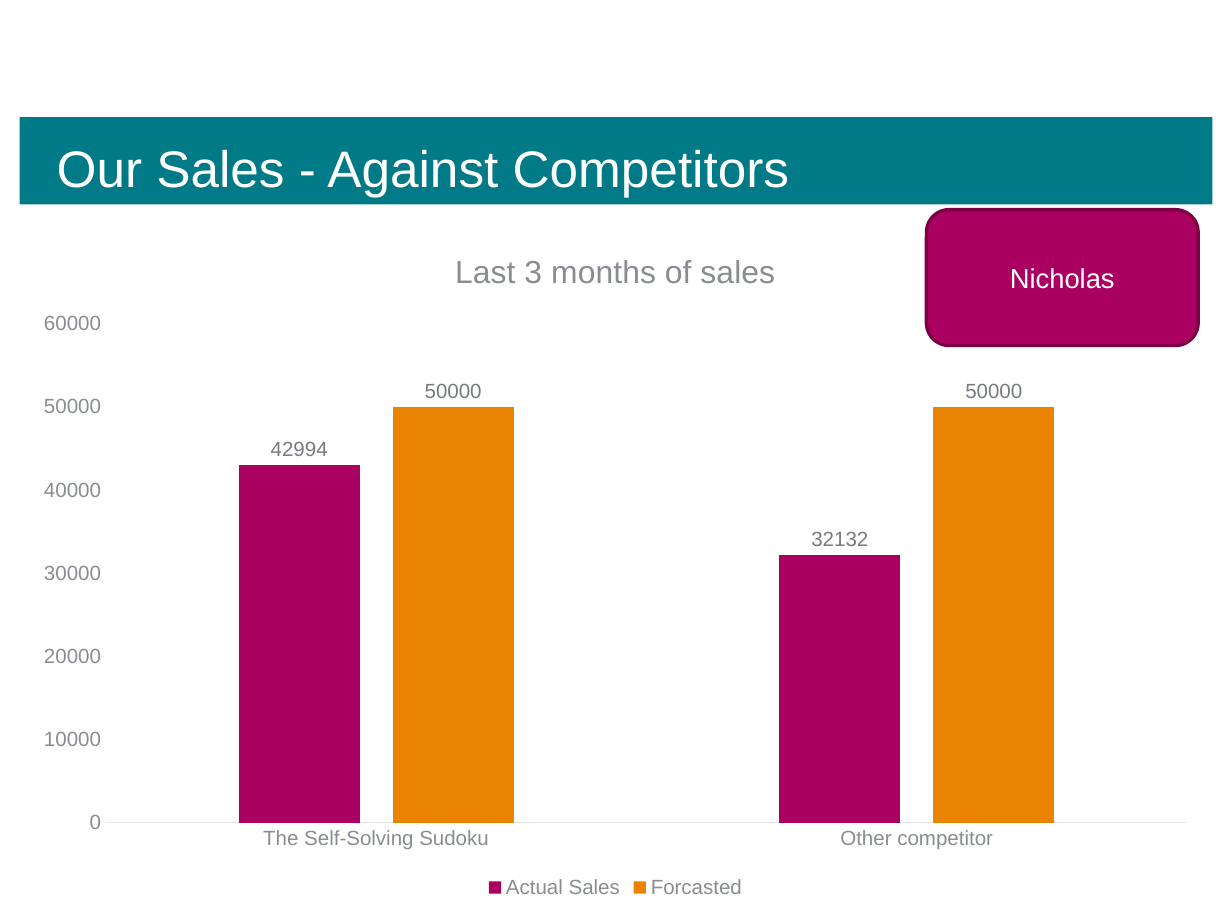
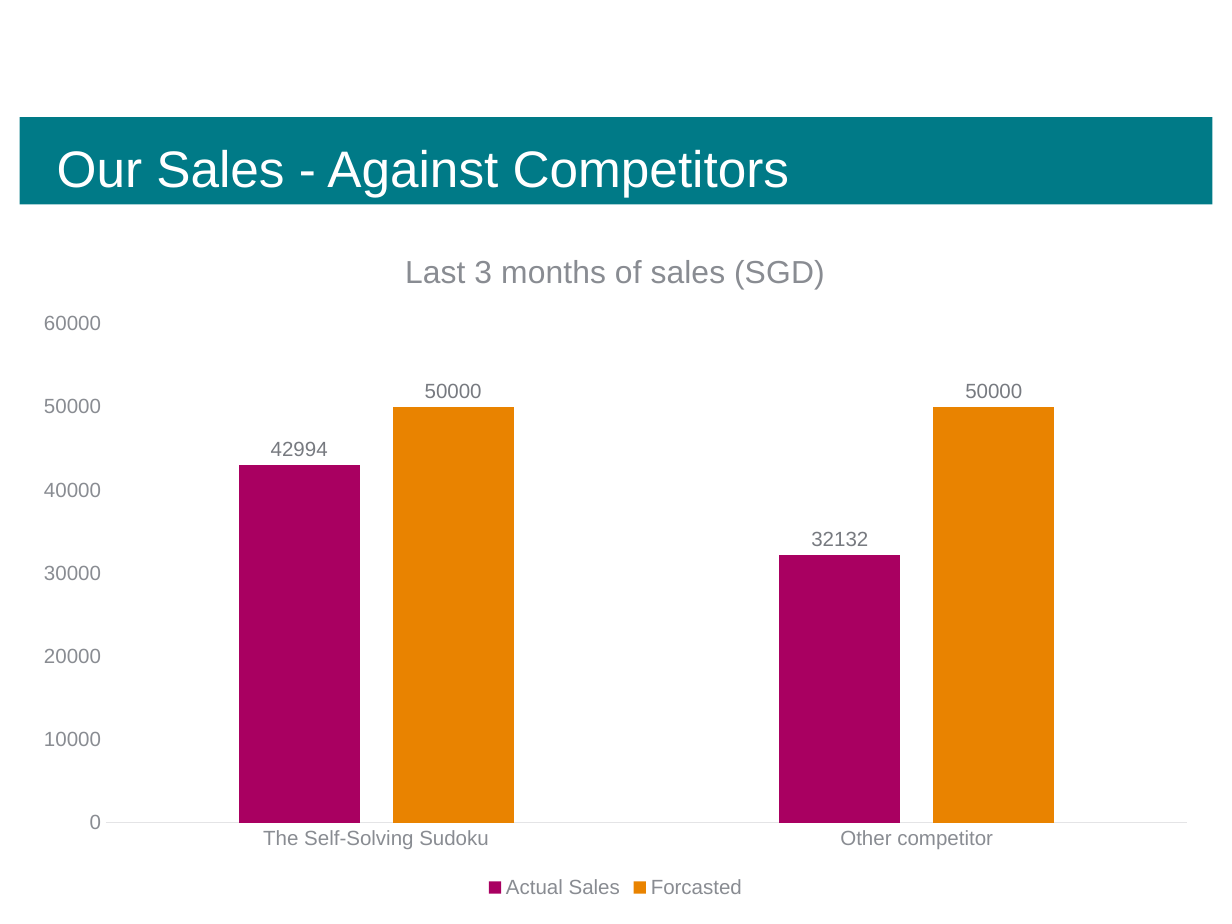
Before and after one commit to nPwi/UpdatedCE291, a slide deck: slide 12 of Presentation Deck/CE291 Final Product Presentation.pptx. Drawn at 1232x924 pixels with LibreOffice and Linux fonts; fonts in the diff are those of the drawing; background and template pictures are left out. Boxes give left, top, right and bottom in pixels: in the first picture for what was removed or moved away, otherwise in the second. Text is boxed around its words. In the diff, an @@ line names an element or a change of style, - is before the commit and + after.

```diff
--- a/Presentation Deck/CE291 Final Product Presentation.pptx
+++ b/Presentation Deck/CE291 Final Product Presentation.pptx
@@ rounded rectangle removed at [926, 209, 1198, 345] @@
-Nicholas
@@ column chart at [20, 224, 1211, 903] @@
@@ title "Last 3 months of sales " to "Last 3 months of sales (SGD) " @@
```
Also in this commit, not shown: 9 other slides changed, 7 other files.
